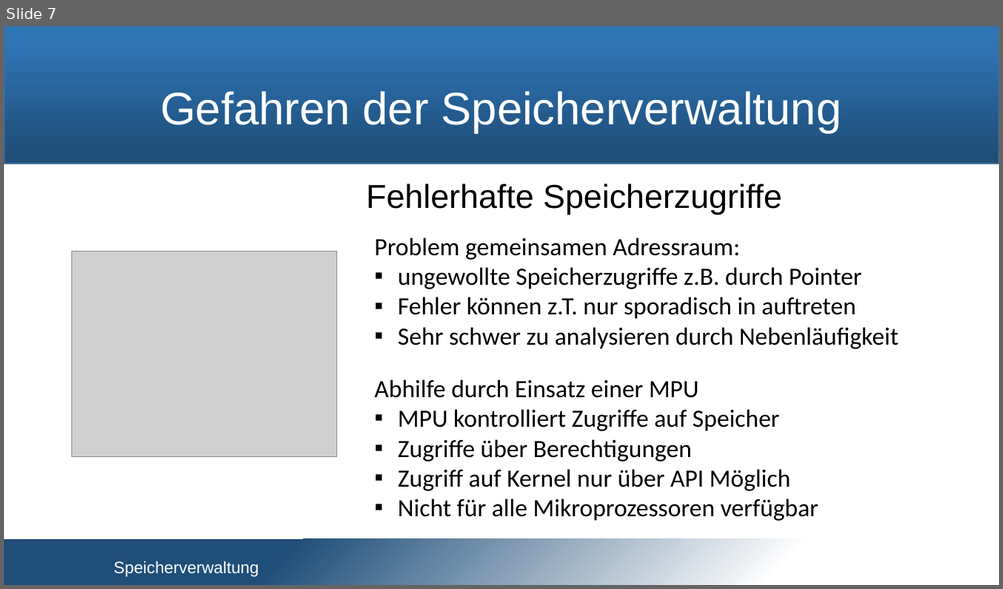
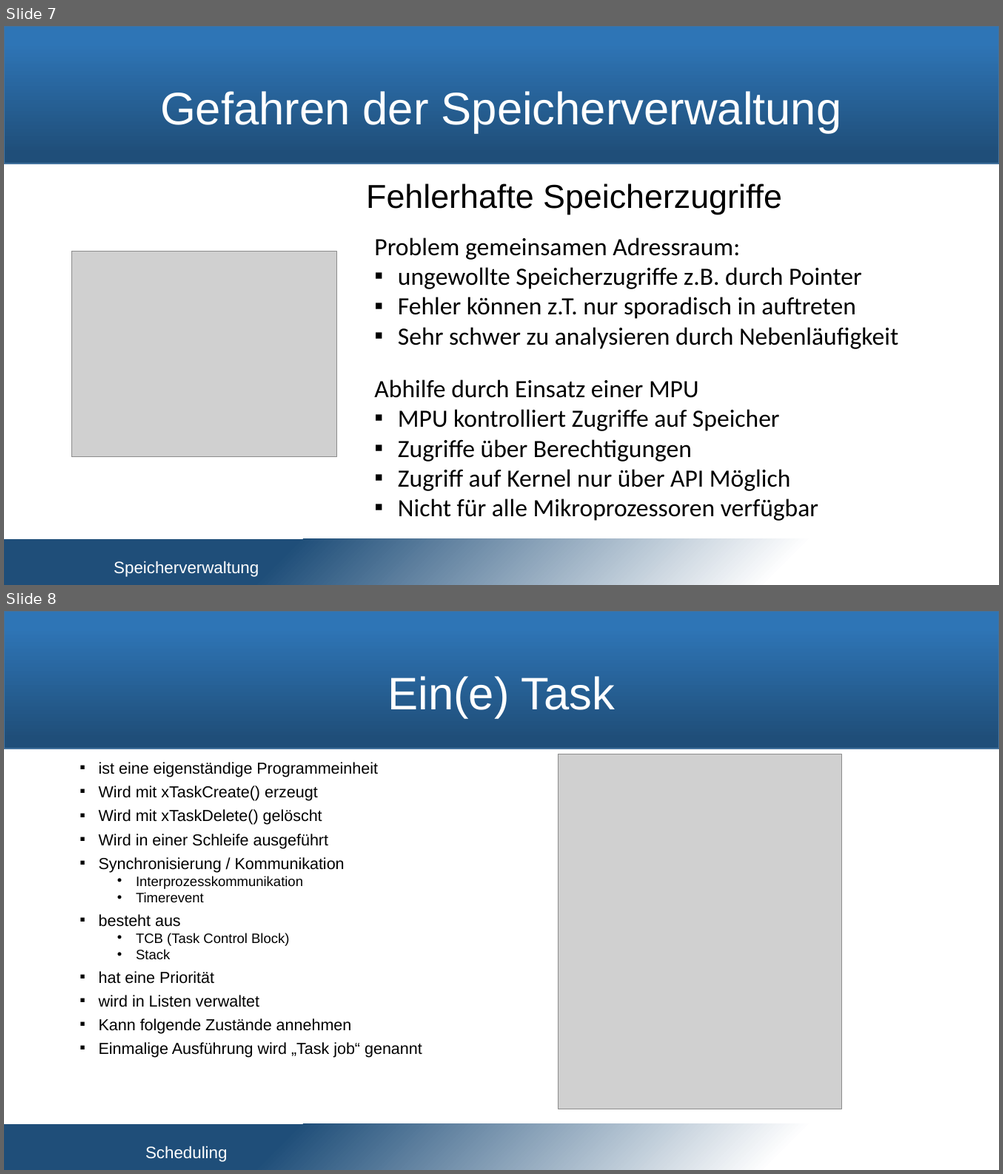
Before and after one commit to snobz/Seminar_BS_2017, a slide deck: Päsi/Seminar Betriebssysteme.pptx. Shown one above the other, each under a label of ours: slide 7 before the commit, slides 7 and 8 after it. The pictures are 1003x589 and 1003x1174 pixels, drawn with LibreOffice and Linux fonts; fonts in the diff are those of the drawing; grey boxes stand for pictures; background and template pictures are left out. Boxes give left, top, right and bottom in pixels: in the first picture for what was removed or moved away, otherwise in the second. Text is boxed around its words. In the diff, an @@ line names an element or a change of style, - is before the commit and + after.

Commit message:
start working on scheduling

```diff
--- a/Päsi/Seminar Betriebssysteme.pptx
+++ b/Päsi/Seminar Betriebssysteme.pptx
@@ slide 8 added at (x1=4, y1=611, x2=999, y2=1170), background #FFFFFF; not listed: 2 template elements that a slide beside it also shows @@
@@ title added at (x1=387, y1=676, x2=615, y2=718), 44 pt, text #FFFFFF @@
+Ein(e) Task
@@ text added at (x1=99, y1=762, x2=422, y2=1058), 15.4 pt, text #000000 @@
+▪ ist eine eigenständige Programmeinheit
+▪ Wird mit xTaskCreate() erzeugt
+▪ Wird mit xTaskDelete() gelöscht
+▪ Wird in einer Schleife ausgeführt
+▪ Synchronisierung / Kommunikation
+  • Interprozesskommunikation
+  • Timerevent
+▪ besteht aus
+  • TCB (Task Control Block)
+  • Stack
+▪ hat eine Priorität
+▪ wird in Listen verwaltet
+▪ Kann folgende Zustände annehmen
+▪ Einmalige Ausführung wird „Task job“ genannt
@@ picture added at (x1=558, y1=755, x2=841, y2=1110) @@
@@ text added at (x1=145, y1=1146, x2=227, y2=1162), 16 pt, text #FFFFFF @@
+Scheduling
```
Also in this commit, not shown: 1 slide changed, 3 other slides added.
